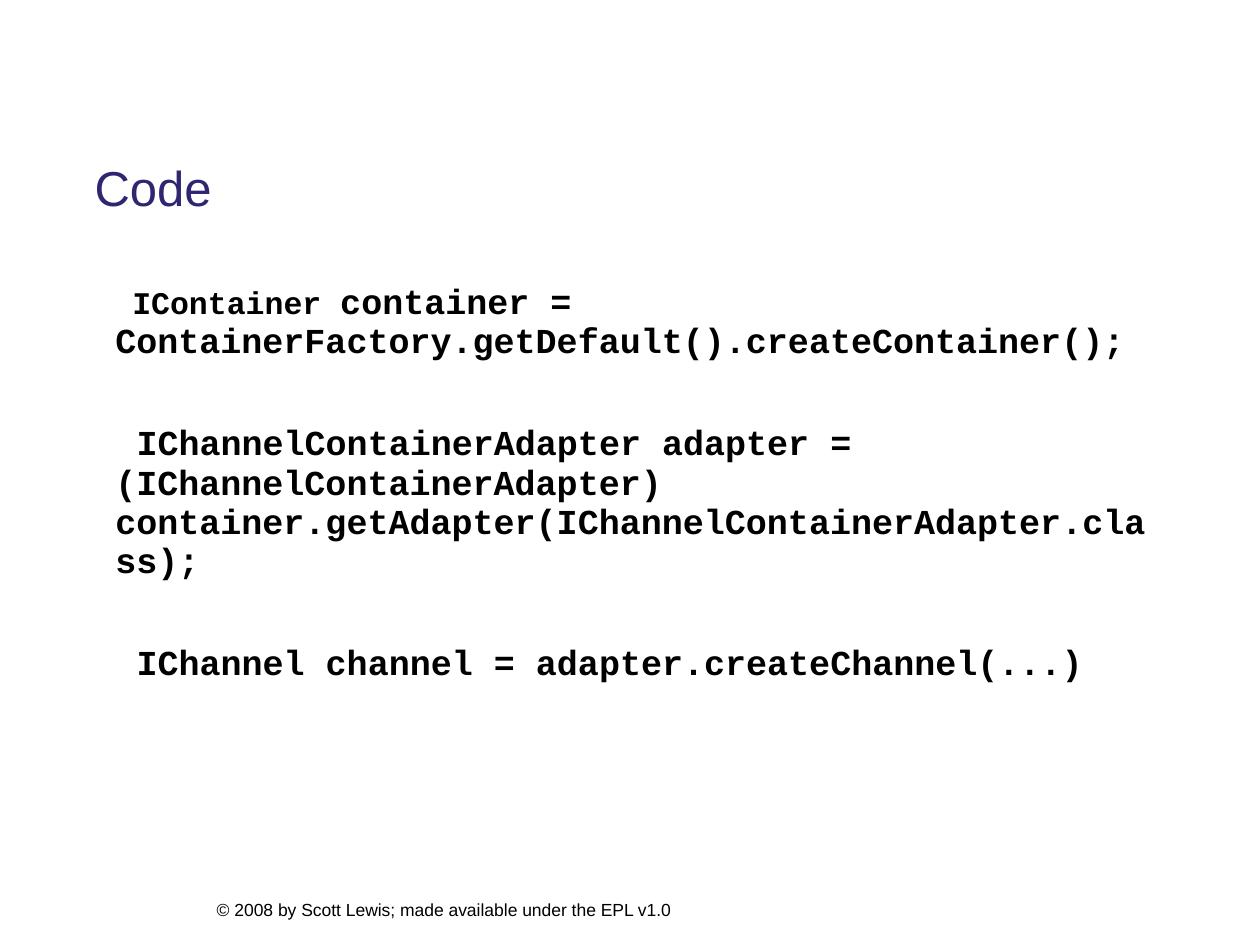
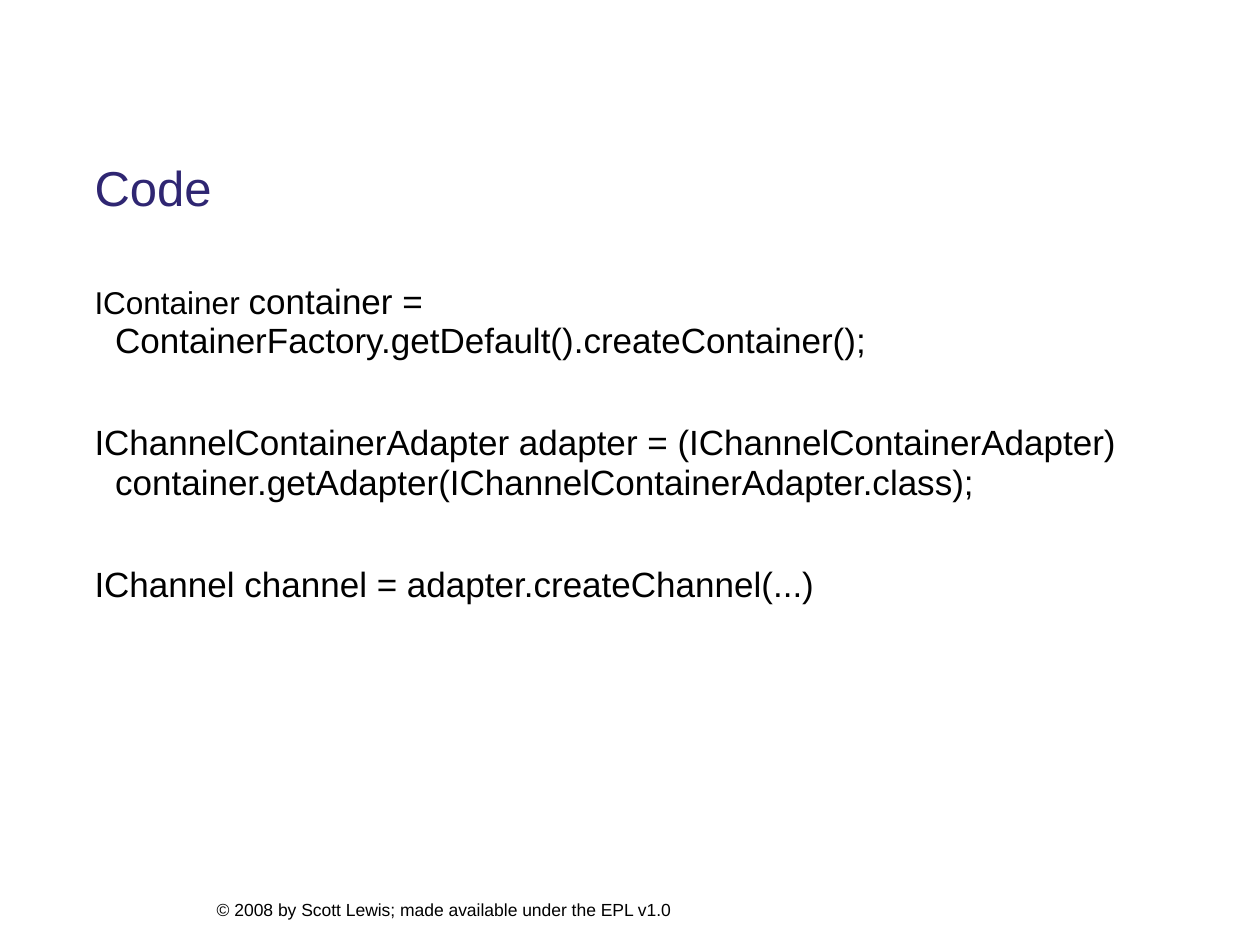
Before and after one commit to eclipse/ecf-website, a slide deck: slide 11 of presentations/eclipsecon2008/longtalk134/ecf_eclipsecon2008_134.ppt (slide 13 before the commit). Drawn at 1260x945 pixels with LibreOffice and Linux fonts; fonts in the diff are those of the drawing; background and template pictures are left out. Boxes give left, top, right and bottom in pixels: in the first picture for what was removed or moved away, otherwise in the second. Text is boxed around its words. In the diff, an @@ line names an element or a change of style, - is before the commit and + after.

```diff
--- a/presentations/eclipsecon2008/longtalk134/ecf_eclipsecon2008_134.ppt
+++ b/presentations/eclipsecon2008/longtalk134/ecf_eclipsecon2008_134.ppt
@@ text "IContainer container = ContainerFactory.getDefault().createC ..." at (94, 288, 1116, 603): font Courier New to Arial, bold off @@
```
Also in this commit, not shown: 5 other slides changed, 3 slides added, 7 slides removed, 1 other file.
